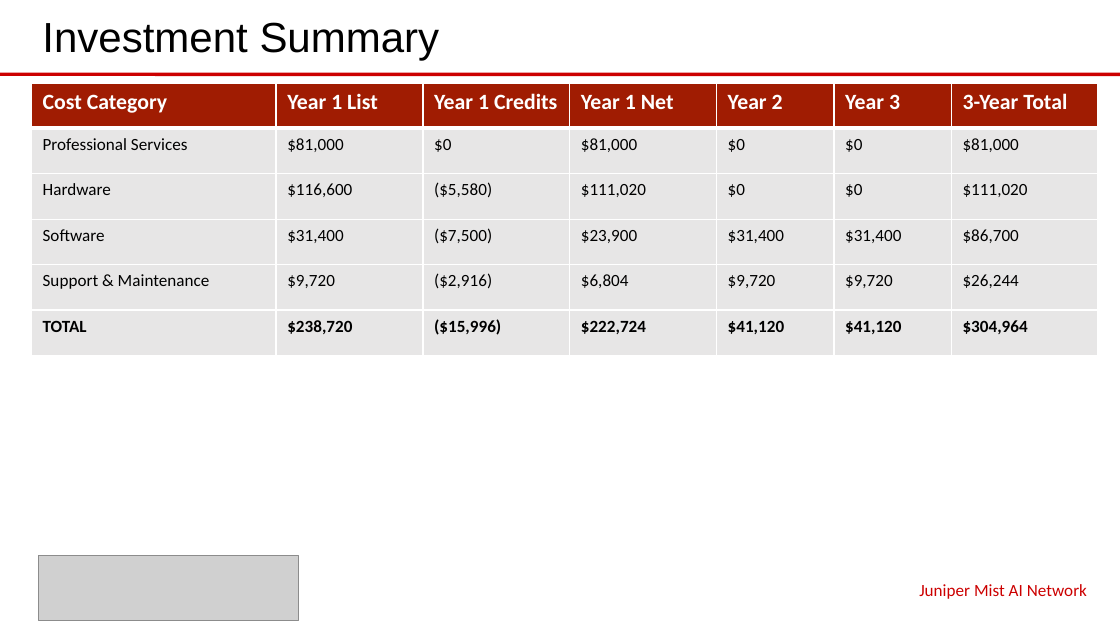
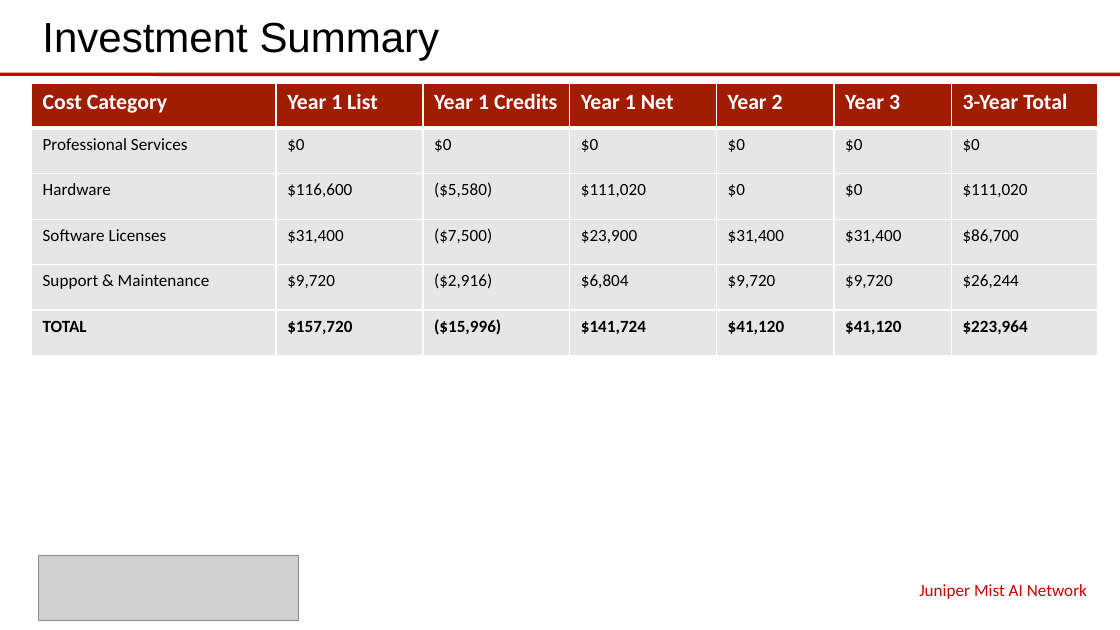
Before and after one commit to eoframework/solutions, a slide deck: slide 9 of solutions/juniper/network/mist-ai-network/presales/solution-briefing.pptx. Drawn at 1120x630 pixels with LibreOffice and Linux fonts; fonts in the diff are those of the drawing; grey boxes stand for pictures. Boxes give left, top, right and bottom in pixels: in the first picture for what was removed or moved away, otherwise in the second. Text is boxed around its words. In the diff, an @@ line names an element or a change of style, - is before the commit and + after.

Commit message:
Fix Juniper infrastructure costs - remove Professional Services category
- Remove all Professional Services line items from infrastructure-costs.csv
- Professional Services belongs ONLY in level-of-effort-estimate.csv
- Update 3-Year Summary to remove Professional Services row
- SRX Firewall: 3-year total reduced from $539,700 to $438,400 (infrastructure only)
- Mist AI Network: 3-year total reduced from $304,964 to $223,964 (infrastructure only)
- Regenerate all presales documents with corrected infrastructure costs
- Fix Solution Briefing sub-item word counts (<13 words requirement)

```diff
--- a/solutions/juniper/network/mist-ai-network/presales/solution-briefing.pptx
+++ b/solutions/juniper/network/mist-ai-network/presales/solution-briefing.pptx
@@ table at box(31, 83, 1098, 355) @@
-row 2: Professional Services | $81,000 | $0 | $81,000 | $0 | $0 | $81,000
+row 2: Professional Services | $0 | $0 | $0 | $0 | $0 | $0
-row 4, column 1: Software
+row 4, column 1: Software Licenses
-row 6: TOTAL | $238,720 | ($15,996) | $222,724 | $41,120 | $41,120 | $304,964
+row 6: TOTAL | $157,720 | ($15,996) | $141,724 | $41,120 | $41,120 | $223,964
```
Also in this commit, not shown: 1 other slide changed, 13 other files.
